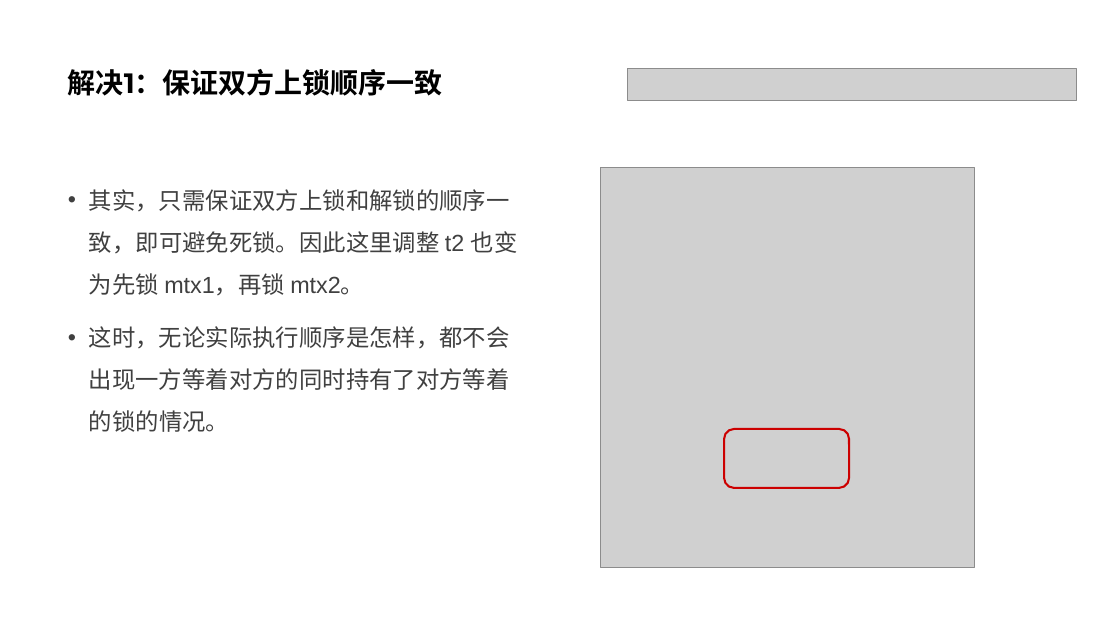
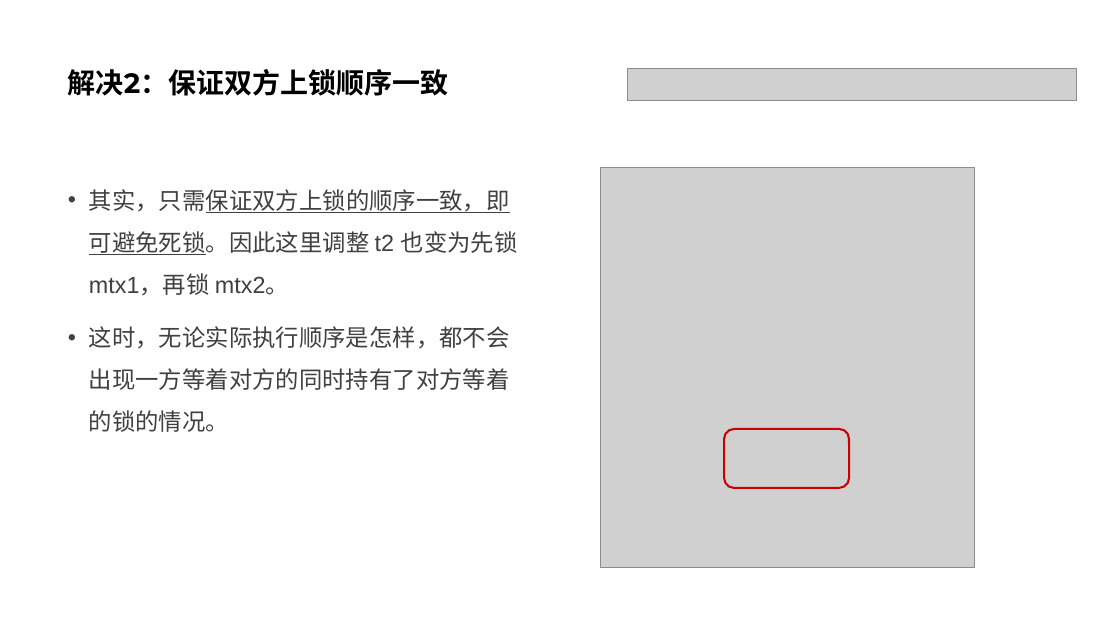
Before and after one commit to parallel101/course, a slide deck: slide 37 of 05/slides.pptx (slide 42 before the commit). Drawn at 1120x630 pixels with LibreOffice and Linux fonts; fonts in the diff are those of the drawing; grey boxes stand for pictures. Boxes give left, top, right and bottom in pixels: in the first picture for what was removed or moved away, otherwise in the second. Text is boxed around its words. In the diff, an @@ line names an element or a change of style, - is before the commit and + after.

Commit message:
add 06 slide

```diff
--- a/05/slides.pptx
+++ b/05/slides.pptx
@@ title at [68, 69, 449, 96]: text changed @@
-解决1：保证双方上锁顺序一致
+解决2：保证双方上锁顺序一致
@@ text at [89, 189, 518, 295]: text changed @@
-• 其实，只需保证双方上锁和解锁的顺序一致，即可避免死锁。因此这里调整 t2 也变为先锁 mtx1，再锁 mtx2。
+• 其实，只需保证双方上锁的顺序一致，即可避免死锁。因此这里调整 t2 也变为先锁 mtx1，再锁 mtx2。
```
Also in this commit, not shown: 4 other slides changed, 6 slides added, 8 slides removed, 27 other files.
